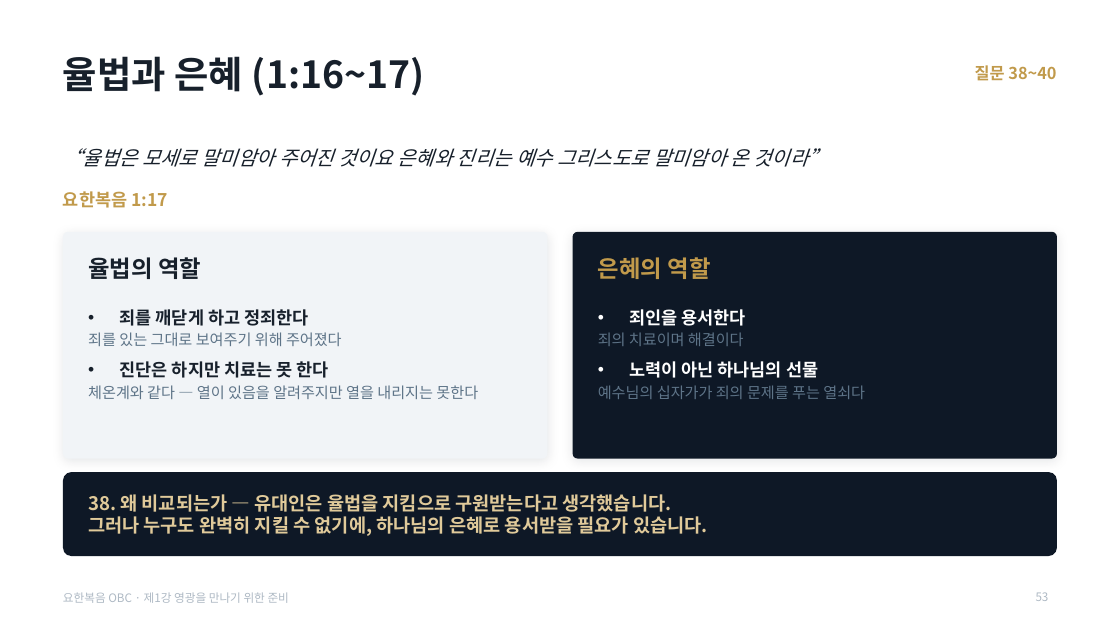
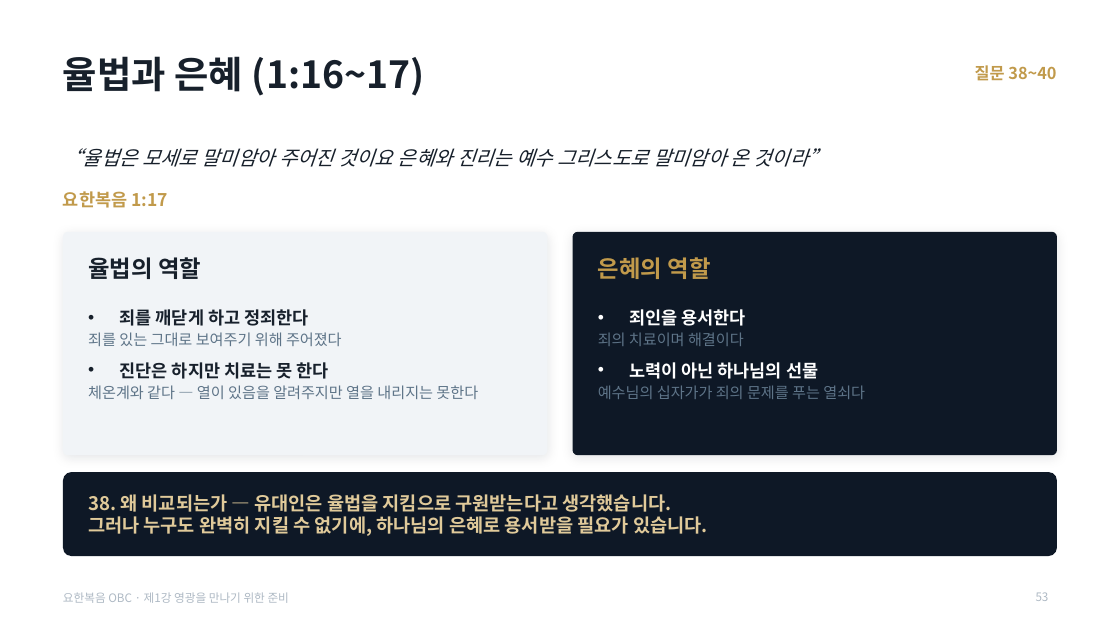
Before and after one commit to mio-modu/bible_GospelofJohn, a slide deck: slide 53 of dist/요한복음_1강_영광을_만나기_위한_준비.pptx. Drawn at 1120x630 pixels with LibreOffice and Linux fonts; fonts in the diff are those of the drawing. Boxes give left, top, right and bottom in pixels: in the first picture for what was removed or moved away, otherwise in the second. Text is boxed around its words. In the diff, an @@ line names an element or a change of style, - is before the commit and + after.

```diff
--- a/dist/요한복음_1강_영광을_만나기_위한_준비.pptx
+++ b/dist/요한복음_1강_영광을_만나기_위한_준비.pptx
@@ rounded rectangle: place and size @@
-rounded rectangle at bbox=[63, 232, 548, 459]
+rounded rectangle at bbox=[63, 232, 548, 455]
@@ rounded rectangle at bbox=[63, 232, 548, 455]: proportions changed @@
@@ rounded rectangle at bbox=[573, 232, 1058, 455]: proportions changed @@
@@ rounded rectangle: place and size @@
-rounded rectangle at bbox=[573, 232, 1058, 459]
+rounded rectangle at bbox=[573, 232, 1058, 455]
```
Also in this commit, not shown: 18 other slides changed, 6 other files.
